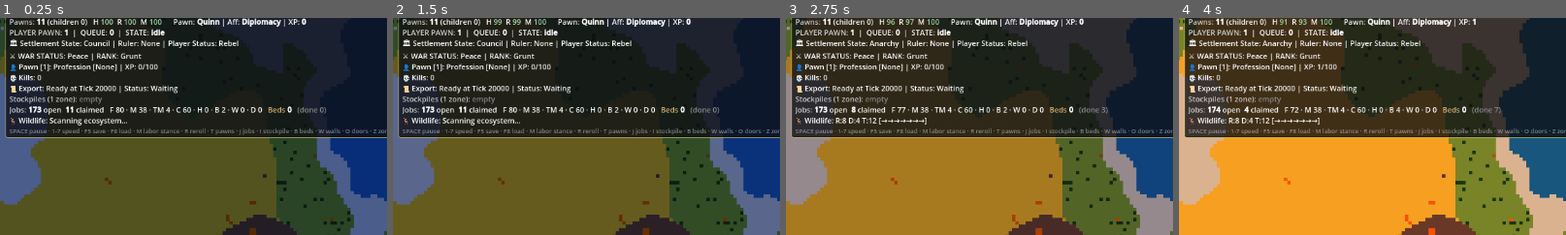
Above: before the commit, frames 1-4 (left to right).
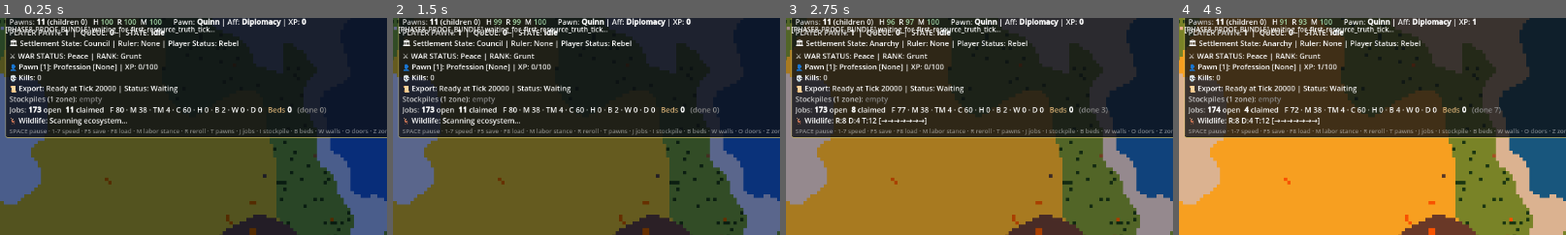
Above: after the commit, the same moments.

Repository: PVAGR/HeelKawn1
Game: Godot game, scene res://scenes/main/Main.tscn
The game is run twice, just before and just after one commit, with the same random seed, the same clock (stepped at 60 frames per second) and the same inputs.
Inputs (mouse positions are % of the whole screen's width and height, from its top left):
- Up to frame 1 (0.25 s): no input
- Up to frame 2 (1.5 s): click "1x [1]" at 0.5 s; click "3x [2]" at 1.25 s
- Up to frame 3 (2.75 s): click "6x [3]" at 2 s
- Up to frame 4 (4 s): tap Enter at 2.75, 2.85 s; move the mouse to (72, 45) at 2.77 s; hold Right (ui_right) 2.78-3.5 s; click (72, 45) at 2.92 s; tap Space at 3.02 s; click "12x [4]" at 3.5 s
The pictures show only the part of the screen within x 0-50%, y 7-57%; the shares and areas given below are measured in that part.

The runs differ from the first frame. In frame 1, 0.9% of the frame differs, in the area x 1-56%, y 3-8%; in frame 2, 0.9%; in frame 3, 0.9%; in frame 4, 0.9%.
Error before the commit: Invalid access to property or key 'phase8_proof_bundle_emitted' on a base object of type 'Node (SettlementMemory.gd)'. (res://scenes/main/Main.gd:1872)
Error after the commit: Invalid call. Nonexistent function 'resource_balance_audit_snapshot_for_settlement' in base 'Node (SettlementMemory.gd)'. (res://scenes/main/Main.gd:3764)

Commit message:
Fix Godot 4.6 warnings: region key instance API, Phase8 signal stubs, rename seed vars
- WorldMemory: _region_key is instance method (autoload singleton) to fix
  STATIC_CALLED_ON_INSTANCE across the project.
- SettlementMemory: add phase8_proof_bundle_emitted signal and getters/setter
  for Main overlay (fixes invalid property access at startup).
- Rename local variables shadowing built-in seed() in PawnSpawner,
  settlement_identity, PawnData, EnemySpawner.
- CameraController: avoid integer division warning when centering camera.

Diff:
--- a/autoloads/SettlementMemory.gd
+++ b/autoloads/SettlementMemory.gd
@@ -85,6 +85,24 @@
 var _war_battle_spawned: Dictionary = {}
 var _validation_smoketest_autoload_printed: bool = false
 var _validation_smoketest_main_printed: bool = false
+
+## Phase 8 HUD overlay: bundle lines for proof observability ([Main] listens in debug builds).
+signal phase8_proof_bundle_emitted(bundle_line: String)
+var _phase8_proof_terminal_line: String = ""
+var _phase8_proof_latest_bundle_line: String = ""
+var _phase8_proof_preferred_center_region: int = -1
+
+
+func get_phase8_proof_terminal_line() -> String:
+	return _phase8_proof_terminal_line
+
+
+func get_phase8_proof_latest_bundle_line() -> String:
+	return _phase8_proof_latest_bundle_line
+
+
+func set_phase8_proof_preferred_center_region(center_region: int) -> void:
+	_phase8_proof_preferred_center_region = center_region
 
 
 func _ready() -> void:
--- a/autoloads/WorldMemory.gd
+++ b/autoloads/WorldMemory.gd
@@ -29,7 +29,7 @@
 	return was_dirty
 
 
-static func _region_key(tx: int, ty: int) -> int:
+func _region_key(tx: int, ty: int) -> int:
 	var rx: int = int(tx) >> 4
 	var ry: int = int(ty) >> 4
 	return (rx & 0xFFFF) | ((ry & 0xFFFF) << 16)
--- a/scripts/camera/CameraController.gd
+++ b/scripts/camera/CameraController.gd
@@ -52,7 +52,7 @@
 	if world == null or not (world is World):
 		return
 	var w: World = world as World
-	var center_tile: Vector2i = Vector2i(int(WorldData.WIDTH / 2), int(WorldData.HEIGHT / 2))
+	var center_tile: Vector2i = Vector2i(WorldData.WIDTH >> 1, WorldData.HEIGHT >> 1)
 	position = w.tile_to_world(center_tile)
 	var viewport_size: Vector2 = get_viewport_rect().size
 	if viewport_size.x <= 0.0 or viewport_size.y <= 0.0:
--- a/scripts/combat/EnemySpawner.gd
+++ b/scripts/combat/EnemySpawner.gd
@@ -82,8 +82,8 @@
 		return false
 	var norm_strength: float = maxf(0.0, strength)
 	var war_size: int = clampi(2 + int(norm_strength / 60.0), 2, MAX_ENEMIES)
-	var seed: int = int((source_settlement_id * 73856093) ^ (target_settlement_id * 19349663) ^ int(norm_strength * 100.0))
-	var spawn_edge: int = abs(seed) % 4
+	var enemy_seed: int = int((source_settlement_id * 73856093) ^ (target_settlement_id * 19349663) ^ int(norm_strength * 100.0))
+	var spawn_edge: int = abs(enemy_seed) % 4
 	var spawned_count: int = _spawn_forces_internal(
 		world,
 		war_size,
--- a/scripts/kernel/settlement_identity.gd
+++ b/scripts/kernel/settlement_identity.gd
@@ -50,17 +50,17 @@
 
 
 func _derive_name(zone_id: String, era: int, trait_count: int) -> String:
-	var seed: int = 0
+	var name_seed: int = 0
 	for i in range(zone_id.length()):
-		seed = (seed * 31 + zone_id.unicode_at(i)) & 0x7FFFFFFF
-	seed = (seed ^ era ^ (trait_count * 37)) & 0x7FFFFFFF
+		name_seed = (name_seed * 31 + zone_id.unicode_at(i)) & 0x7FFFFFFF
+	name_seed = (name_seed ^ era ^ (trait_count * 37)) & 0x7FFFFFFF
 	var prefixes: Array[String] = [
 		"Ash", "Stone", "Root", "Iron", "Salt", "Wind", "Marrow", "Ember"
 	]
 	var suffixes: Array[String] = [
 		"hold", "weald", "crest", "ford", "vale", "reach", "peak", "fen"
 	]
-	return "%s%s" % [prefixes[(seed >> 8) % 8], suffixes[(seed >> 4) % 8]]
+	return "%s%s" % [prefixes[(name_seed >> 8) % 8], suffixes[(name_seed >> 4) % 8]]
 
 
 static func _traits_has_label(traits: PackedStringArray, label: String) -> bool:
--- a/scripts/pawn/PawnData.gd
+++ b/scripts/pawn/PawnData.gd
@@ -374,10 +374,10 @@
 
 
 func _deterministic_affinity_value(salt: int) -> float:
-	var seed: int = int(
+	var aff_seed: int = int(
 		(birth_tick * 1103515245 + (parent_a_id + 31) * 12345 + (parent_b_id + 17) * 2654435761 + id * 97 + salt) & 0x7FFFFFFF
 	)
-	var modv: int = seed % 1000
+	var modv: int = aff_seed % 1000
 	return float(modv) / 999.0
 
 
--- a/scripts/pawn/PawnSpawner.gd
+++ b/scripts/pawn/PawnSpawner.gd
@@ -304,12 +304,12 @@
 	var data := PawnData.new()
 	data.display_name = _pick_name_deterministic()
 	data.age = 18
-	var seed: int = int((birth_tick + parent_a.id * 13 + parent_b.id * 17) & 0x7FFFFFFF)
-	data.gender = PawnData.Gender.MALE if seed % 2 == 0 else PawnData.Gender.FEMALE
+	var gen_seed: int = int((birth_tick + parent_a.id * 13 + parent_b.id * 17) & 0x7FFFFFFF)
+	data.gender = PawnData.Gender.MALE if gen_seed % 2 == 0 else PawnData.Gender.FEMALE
 	data.tile_pos = tile
 	data.color = parent_a.color.lerp(parent_b.color, 0.5)
-	data.body_type = seed % 3
-	data.hair_style = int(seed / 3) % 4
+	data.body_type = gen_seed % 3
+	data.hair_style = int(gen_seed / 3) % 4
 	data.hair_color = parent_a.hair_color.lerp(parent_b.hair_color, 0.5)
 	data.apparel_color = parent_a.apparel_color.lerp(parent_b.apparel_color, 0.5)
 	data.initialize_affinities(birth_tick, parent_a.id, parent_b.id)
